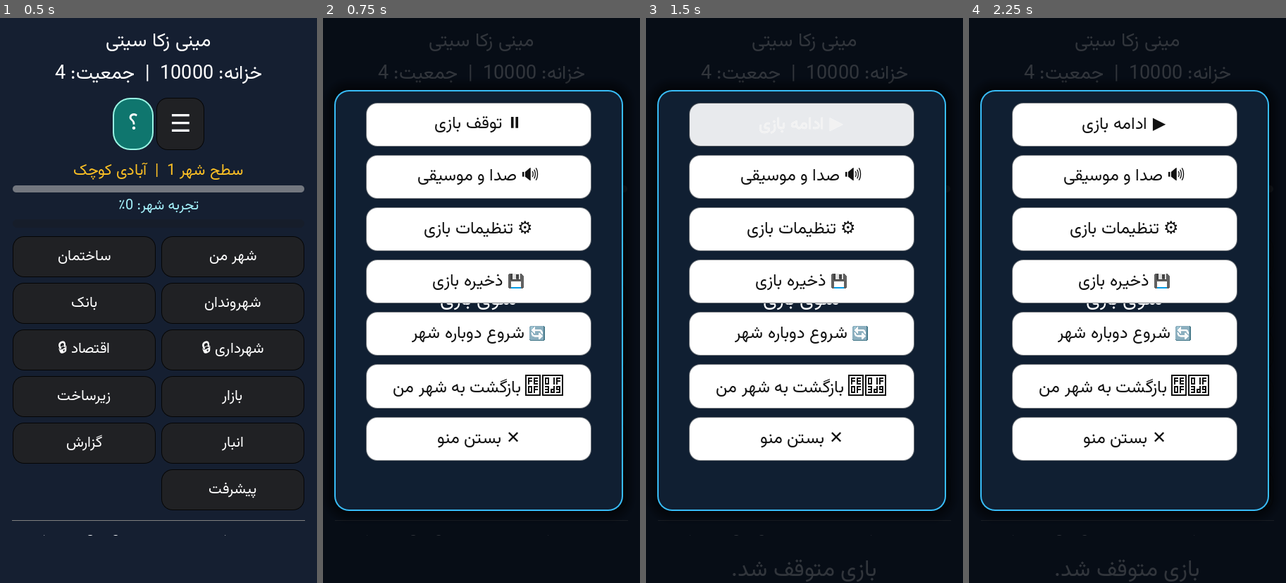
Above: before the commit, frames 1-4 (left to right).
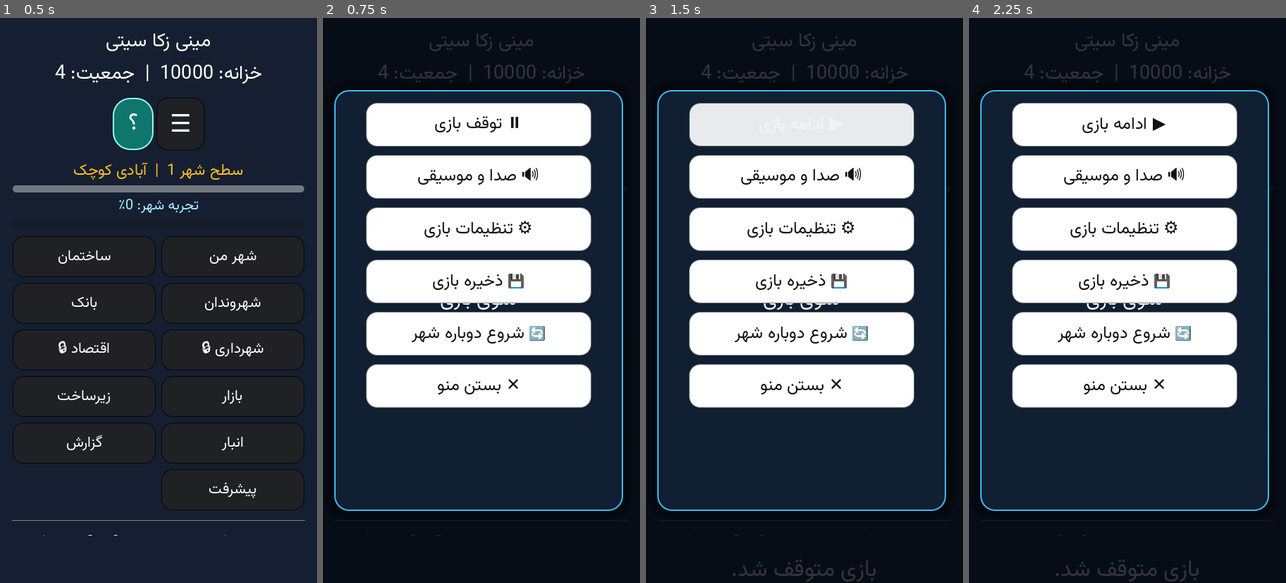
Above: after the commit, the same moments.

Repository: zekainstabot/mini-zeka-city
Game: Godot game, scene res://Main.tscn
Two runs of this game, one before a commit and one after it. Both use one fixed random seed, a clock stepped at 60 frames per second and the inputs below.
Inputs:
- Up to frame 1 (0.5 s): no input
- Up to frame 2 (0.75 s): click "☰" at 0.5 s
- Up to frame 3 (1.5 s): click "؟" at 1.25 s
- Up to frame 4 (2.25 s): click "شهر من" at 2 s

Frame 1 is identical in both runs. In frame 2, 6.2% of the frame differs, in the area x 13-85%, y 63-79%; in frame 3, 6.2%; in frame 4, 6.2%.

Commit message:
Fix game menu reopening after settings and remove return-home action

Diff:
--- a/scripts/Main.gd
+++ b/scripts/Main.gd
@@ -691,7 +691,6 @@
 	_create_menu_action("⚙️ تنظیمات بازی", "open_game_settings")
 	_create_menu_action("💾 ذخیره بازی", "save_from_menu")
 	_create_menu_action("🔄 شروع دوباره شهر", "confirm_restart_from_menu")
-	_create_menu_action("🏙️ بازگشت به شهر من", "return_home_from_menu")
 	_create_menu_action("✕ بستن منو", "_close_game_menu")
 	menu_button.connect("pressed", Callable(self, "_toggle_game_menu"))
 	restart_confirm_panel = VBoxContainer.new()
@@ -947,11 +946,15 @@
 	return button
 
 func _toggle_game_menu():
-	if menu_panel == null:
+	if menu_panel == null or menu_overlay == null or not is_instance_valid(menu_overlay):
 		return
 	if exit_overlay != null and is_instance_valid(exit_overlay):
 		exit_overlay.visible = false
-	menu_overlay.visible = not menu_overlay.visible
+	var should_open = not menu_overlay.visible
+	menu_overlay.visible = should_open
+	# Settings pages hide the menu contents while leaving the menu overlay closed.
+	# Restore the contents whenever the player opens the menu again.
+	menu_panel.visible = should_open
 	_update_menu_pause_button()
 
 func _close_game_menu():
